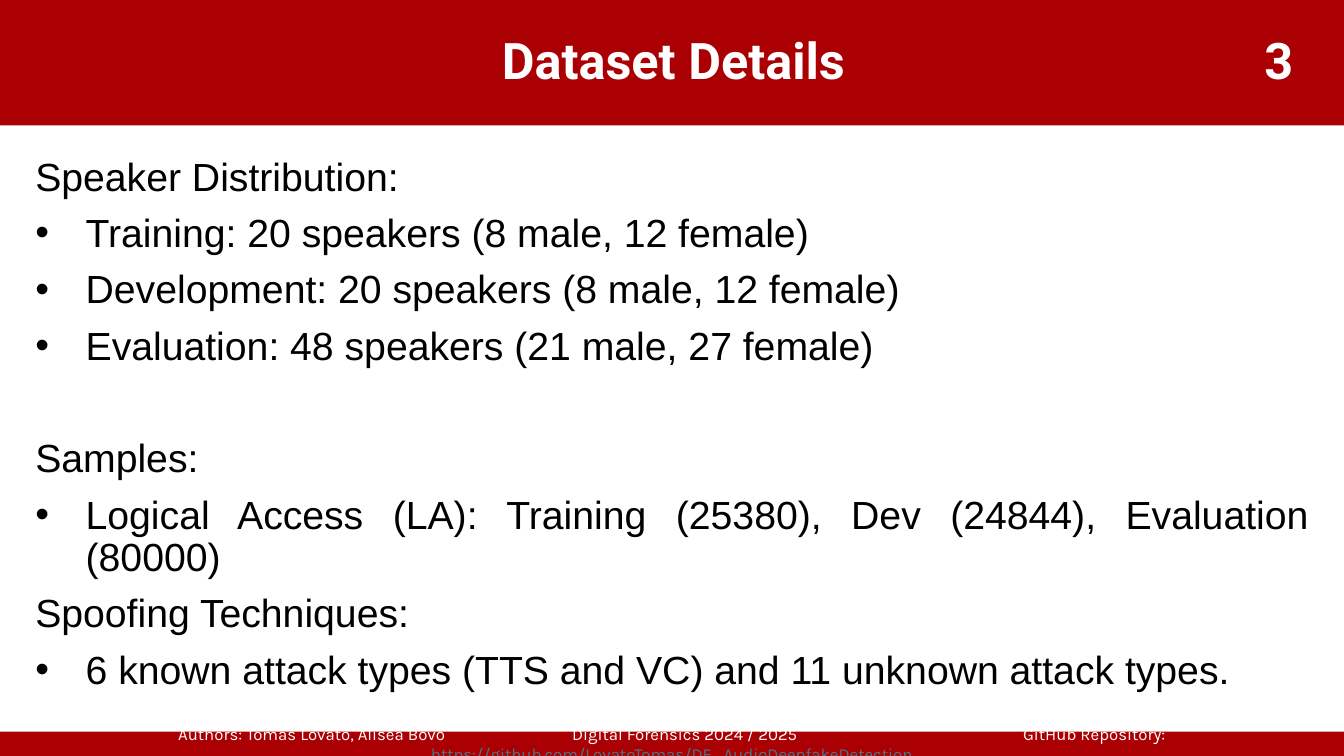
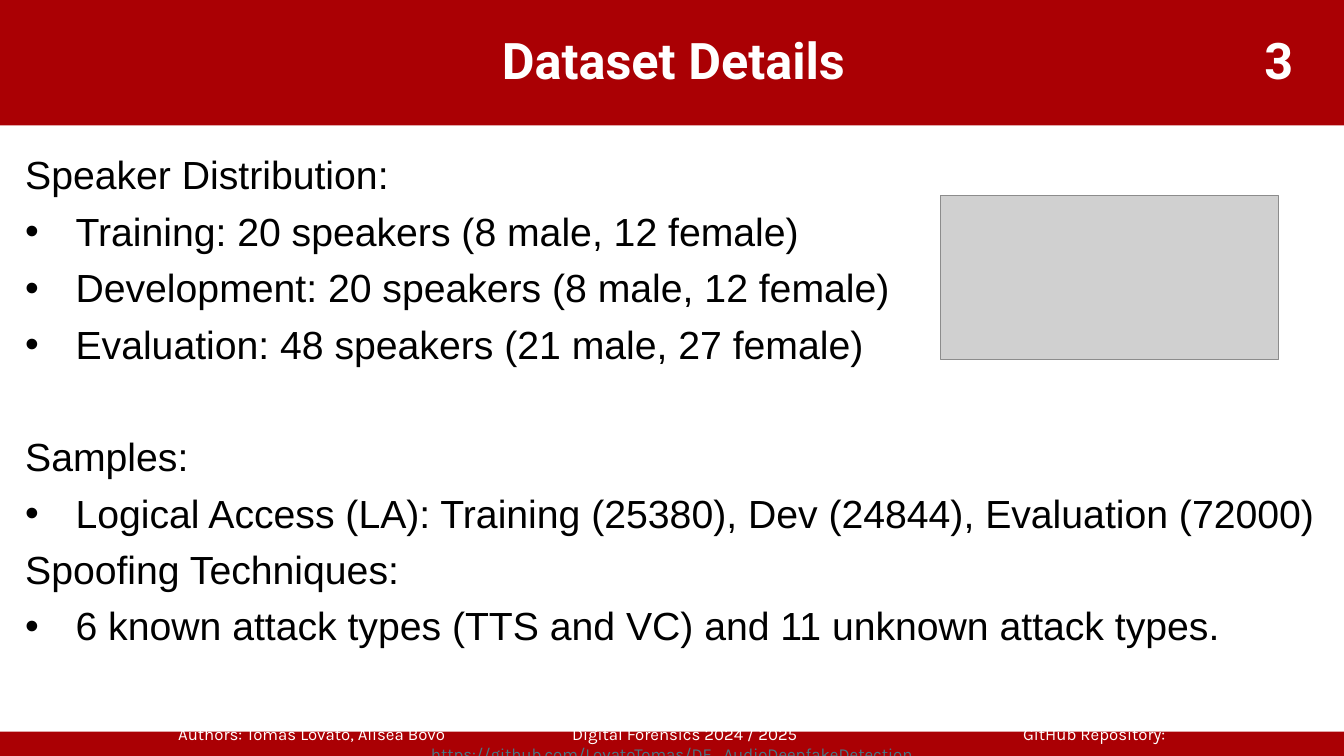
Before and after one commit to LovatoTomas/DF_AudioDeepfakeDetection, a slide deck: slide 3 of DeepFake_Audio_Detection.pptx. Drawn at 1344x756 pixels with LibreOffice and Linux fonts; fonts in the diff are those of the drawing; grey boxes stand for pictures; background and template pictures are left out. Boxes give left, top, right and bottom in pixels: in the first picture for what was removed or moved away, otherwise in the second. Text is boxed around its words. In the diff, an @@ line names an element or a change of style, - is before the commit and + after.

```diff
--- a/DeepFake_Audio_Detection.pptx
+++ b/DeepFake_Audio_Detection.pptx
@@ text "Speaker Distribution:": place and size @@
-text "Speaker Distribution:" at (35, 162, 1309, 692)
+text "Speaker Distribution:" at (25, 160, 1314, 648)
@@ picture added at (941, 196, 1278, 359) @@
@@ text at (76, 499, 1314, 536): text changed @@
-• Logical Access (LA): Training (25380), Dev (24844), Evaluation (80000)
+• Logical Access (LA): Training (25380), Dev (24844), Evaluation (72000)
```
Also in this commit, not shown: 14 other slides changed, 3 slides removed, 2 other files.
